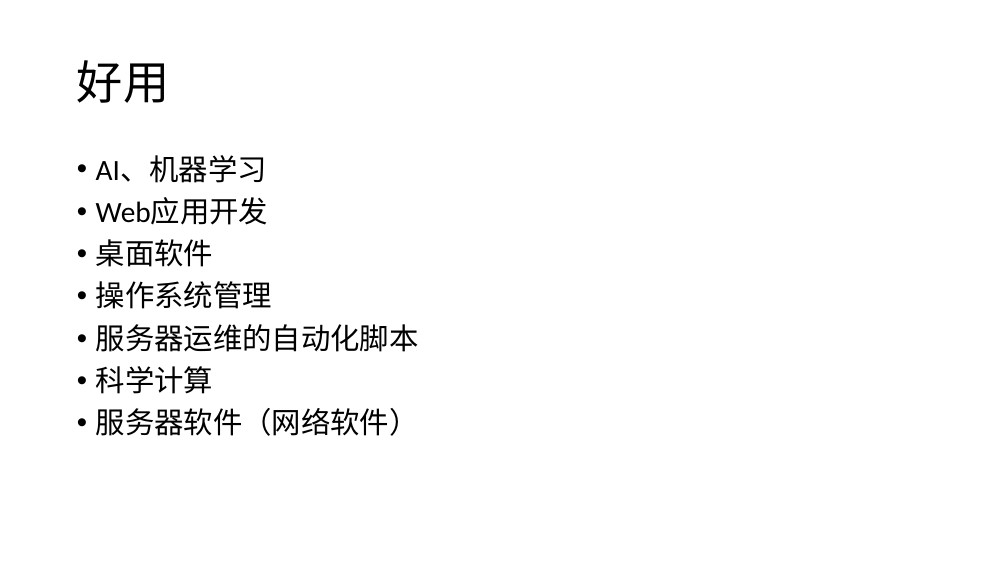
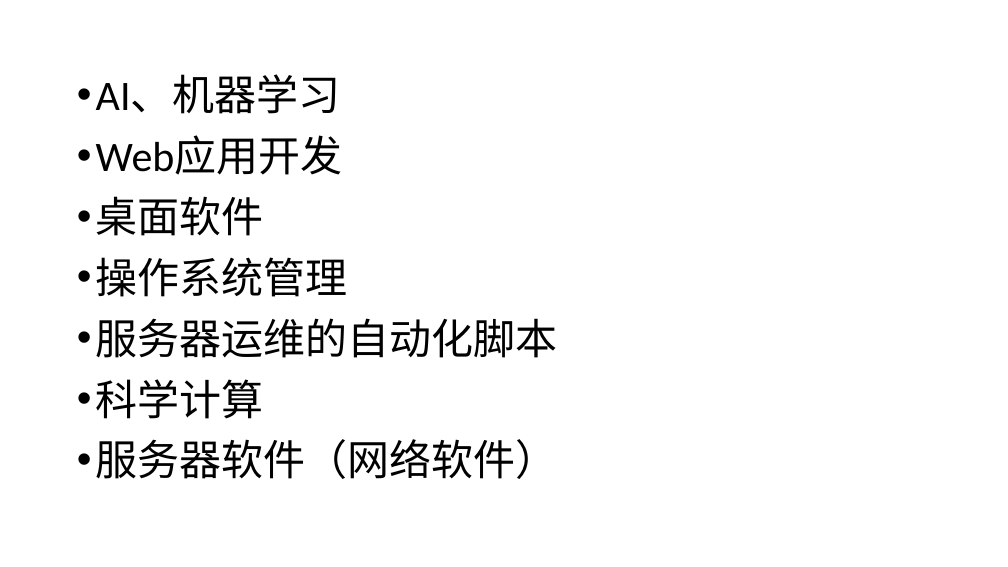
Before and after one commit to Jasper-Li/PythonTutorial, a slide deck: slide 6 of ppt/20分钟入门Python_上_李兴贺_20210619.pptx (slide 4 before the commit). Drawn at 1008x567 pixels with LibreOffice and Linux fonts; fonts in the diff are those of the drawing. Boxes give left, top, right and bottom in pixels: in the first picture for what was removed or moved away, otherwise in the second. Text is boxed around its words. In the diff, an @@ line names an element or a change of style, - is before the commit and + after.

Commit message:
update

```diff
--- a/ppt/20分钟入门Python_上_李兴贺_20210619.pptx
+++ b/ppt/20分钟入门Python_上_李兴贺_20210619.pptx
@@ text "AI、机器学习": place and size @@
-text "AI、机器学习" at (96,155,419,436)
+text "AI、机器学习" at (96,76,558,479)
@@ text "AI、机器学习" at (96,76,558,479): size 28 to 40 pt; line spacing 0.9 to 1 @@
@@ title removed at (77,60,169,103) @@
-好用
```
Also in this commit, not shown: 3 other slides changed, 4 slides added, 1 slide removed.
